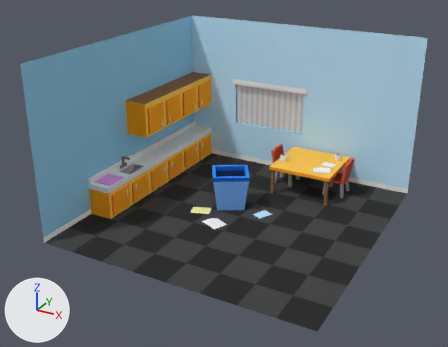
One commit to the glTF model public/glb/office.glb: the scene before it, then after it.
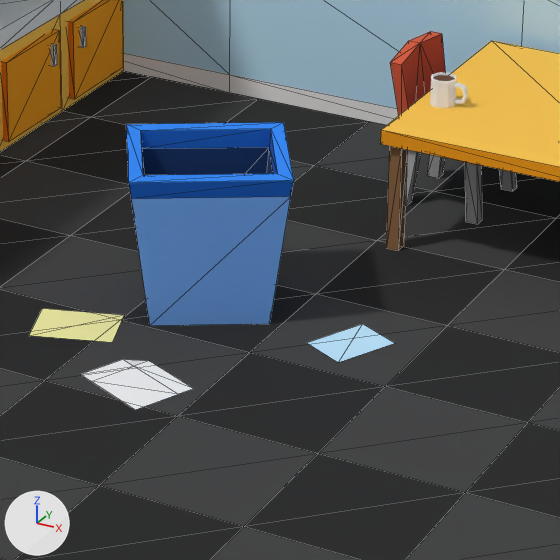
Each version is shown whole from a camera (50 mm lens) standing at (7.54, -14.7, 8.63) and looking at (-0.26, -0.51, 1.54), then close up on the part from 41% to 69% of the width and 40% to 76% of the height. Arrows for +X, +Y and +Z are at lower left; the lights stay in place. The close-ups show mesh edges as thin lines. Where no turn or scale is listed for an object, it has been applied to the vertices. Vertices at the same position are counted once.

Objects in the first close-up: 'Chair', 'Mug', 'Room', 'Trash'.
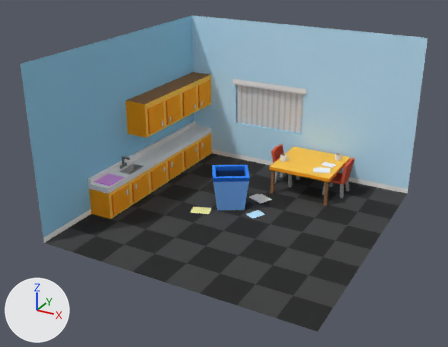
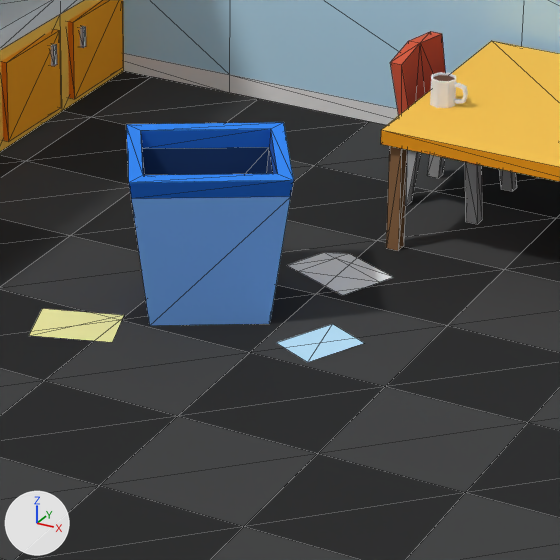
Where the change shows, as pixel boxes [x1, y1, x2, y2] in the close-ups (560 x 560 px; the box of a moved part takes in the faces that stretch with it):
part 1 of me_cube, moved or reshaped: before [80, 359, 194, 410]; after [287, 252, 393, 295]
part 2 of me_cube, moved or reshaped: before [307, 324, 394, 362]; after [277, 324, 364, 362]

What the commit changed:
me_cube has 544 vertices, 692 faces and spans x -4.0..4.0, y -4.0..4.23, z 0.0..5.0.
me_cube is used by ob_room; location (0.0, 0.0, 0.0).
me_cube part 1: the loose piece of 8 vertices spanning x -0.84..-0.08, y -1.07..-0.43, z 0.0 is moved by (0.45, 2.13, 0.0).
me_cube part 2: the loose piece of 4 vertices spanning x 0.27..0.8, y 0.15..0.74, z 0.0 is moved by (-0.18, -0.1, 0.0).
